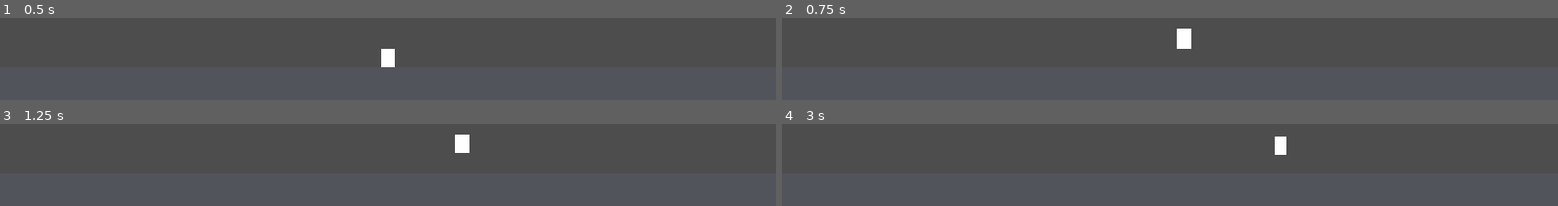
Above: before the commit, frames 1-4 (two rows, left to right).
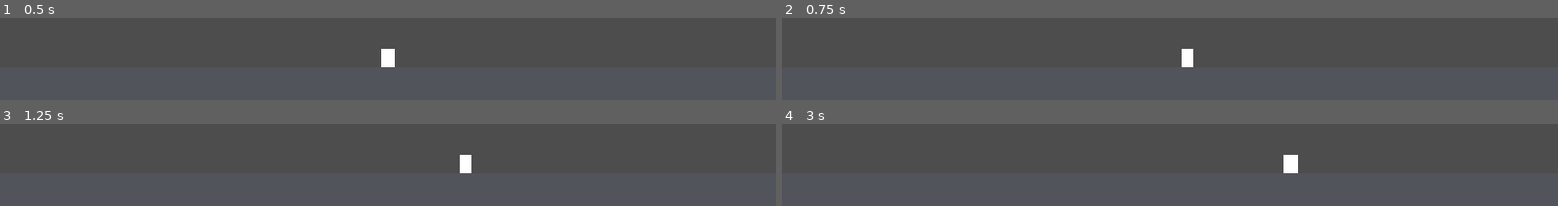
Above: after the commit, the same moments.

Repository: SirEdwards88/sir-edwards-2-the-great-escape
Game: Godot game, scene res://scenes/Main.tscn
Same seed, same stepped clock (60 frames per second), same inputs: the game is played once before the commit and once after it.
Inputs:
- Up to frame 1 (0.5 s): no input
- Up to frame 2 (0.75 s): tap Enter (ui_accept) at 0.5, 0.6 s; hold Right (ui_right) from 0.53 s (still down)
- Up to frame 3 (1.25 s): keep holding Right (ui_right); tap Space (jump, bound only after the commit) at 0.77, 0.8, 1.07 s
- Up to frame 4 (3 s): tap Space (jump, bound only after the commit) at 1.35, 1.52, 1.82, 2.3 s; tap Enter (ui_accept) at 1.55, 2.1, 2.85 s; release Right (ui_right) at 2.03 s; hold Left (ui_left) 2.03-2.78 s; hold Right (ui_right) from 2.78 s (still down)

Frame 1 is identical in both runs. In frame 2, 0.8% of the frame differs, in the area x 50-53%, y 12-60%; in frame 3, 0.8%; in frame 4, 0.8%.

Commit message:
Input Map: acciones move_left, move_right, jump y glide
Define en project.godot las cuatro acciones (A y flecha izquierda,
D y flecha derecha, espacio y flecha arriba, Shift izquierdo) y adapta
player.gd para usar move_left, move_right y jump en lugar de ui_left,
ui_right y ui_accept. El comportamiento del salto no cambia.
glide queda definida pero sin implementar.

Co-Authored-By: Claude Sonnet 5.5 <noreply@anthropic.com>
Claude-Session: https://claude.ai/code/session_01CAmZ1RTfgKrWaHFAHL2Hhi

Diff:
--- a/project.godot
+++ b/project.godot
@@ -23,6 +23,32 @@
 window/stretch/aspect="keep"
 window/handheld/orientation=1
 
+[input]
+
+glide={
+"deadzone": 0.2,
+"events": [Object(InputEventKey,"resource_local_to_scene":false,"resource_name":"","device":-1,"window_id":0,"alt_pressed":false,"shift_pressed":false,"ctrl_pressed":false,"meta_pressed":false,"pressed":false,"keycode":0,"physical_keycode":4194325,"key_label":0,"unicode":0,"location":1,"echo":false,"script":null)
+]
+}
+jump={
+"deadzone": 0.2,
+"events": [Object(InputEventKey,"resource_local_to_scene":false,"resource_name":"","device":-1,"window_id":0,"alt_pressed":false,"shift_pressed":false,"ctrl_pressed":false,"meta_pressed":false,"pressed":false,"keycode":0,"physical_keycode":32,"key_label":0,"unicode":32,"location":0,"echo":false,"script":null)
+, Object(InputEventKey,"resource_local_to_scene":false,"resource_name":"","device":-1,"window_id":0,"alt_pressed":false,"shift_pressed":false,"ctrl_pressed":false,"meta_pressed":false,"pressed":false,"keycode":0,"physical_keycode":4194320,"key_label":0,"unicode":0,"location":0,"echo":false,"script":null)
+]
+}
+move_left={
+"deadzone": 0.2,
+"events": [Object(InputEventKey,"resource_local_to_scene":false,"resource_name":"","device":-1,"window_id":0,"alt_pressed":false,"shift_pressed":false,"ctrl_pressed":false,"meta_pressed":false,"pressed":false,"keycode":0,"physical_keycode":65,"key_label":0,"unicode":97,"location":0,"echo":false,"script":null)
+, Object(InputEventKey,"resource_local_to_scene":false,"resource_name":"","device":-1,"window_id":0,"alt_pressed":false,"shift_pressed":false,"ctrl_pressed":false,"meta_pressed":false,"pressed":false,"keycode":0,"physical_keycode":4194319,"key_label":0,"unicode":0,"location":0,"echo":false,"script":null)
+]
+}
+move_right={
+"deadzone": 0.2,
+"events": [Object(InputEventKey,"resource_local_to_scene":false,"resource_name":"","device":-1,"window_id":0,"alt_pressed":false,"shift_pressed":false,"ctrl_pressed":false,"meta_pressed":false,"pressed":false,"keycode":0,"physical_keycode":68,"key_label":0,"unicode":100,"location":0,"echo":false,"script":null)
+, Object(InputEventKey,"resource_local_to_scene":false,"resource_name":"","device":-1,"window_id":0,"alt_pressed":false,"shift_pressed":false,"ctrl_pressed":false,"meta_pressed":false,"pressed":false,"keycode":0,"physical_keycode":4194321,"key_label":0,"unicode":0,"location":0,"echo":false,"script":null)
+]
+}
+
 [physics]
 
 3d/physics_engine="Jolt Physics"
--- a/scripts/player.gd
+++ b/scripts/player.gd
@@ -29,7 +29,7 @@
 		_coyote_timer = coyote_time
 	else:
 		_coyote_timer = maxf(_coyote_timer - delta, 0.0)
-	if Input.is_action_just_pressed("ui_accept"):
+	if Input.is_action_just_pressed("jump"):
 		_buffer_timer = jump_buffer_time
 	else:
 		_buffer_timer = maxf(_buffer_timer - delta, 0.0)
@@ -40,7 +40,7 @@
 		velocity.y = minf(velocity.y + g * delta, max_fall_speed)
 
 	# Movimiento horizontal con aceleración y frenada
-	var direction := Input.get_axis("ui_left", "ui_right")
+	var direction := Input.get_axis("move_left", "move_right")
 	var accel := acceleration if on_floor else air_acceleration
 	var fric := friction if on_floor else air_friction
 	if direction != 0.0:
@@ -55,7 +55,7 @@
 		_coyote_timer = 0.0
 
 	# Salto de altura variable: soltar el botón subiendo lo recorta
-	if Input.is_action_just_released("ui_accept") and velocity.y < 0.0:
+	if Input.is_action_just_released("jump") and velocity.y < 0.0:
 		velocity.y *= jump_cut_multiplier
 
 	move_and_slide()
